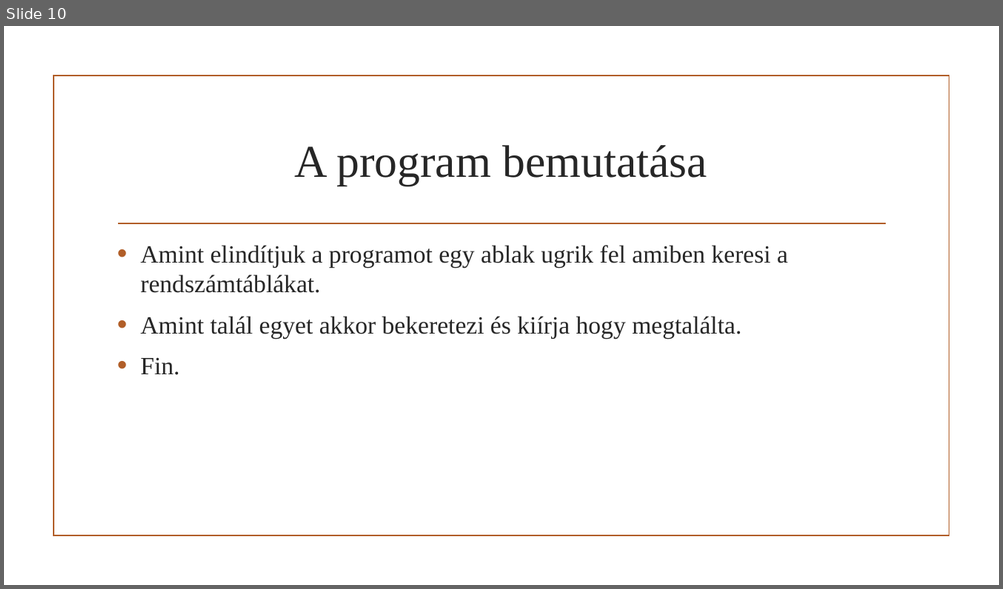
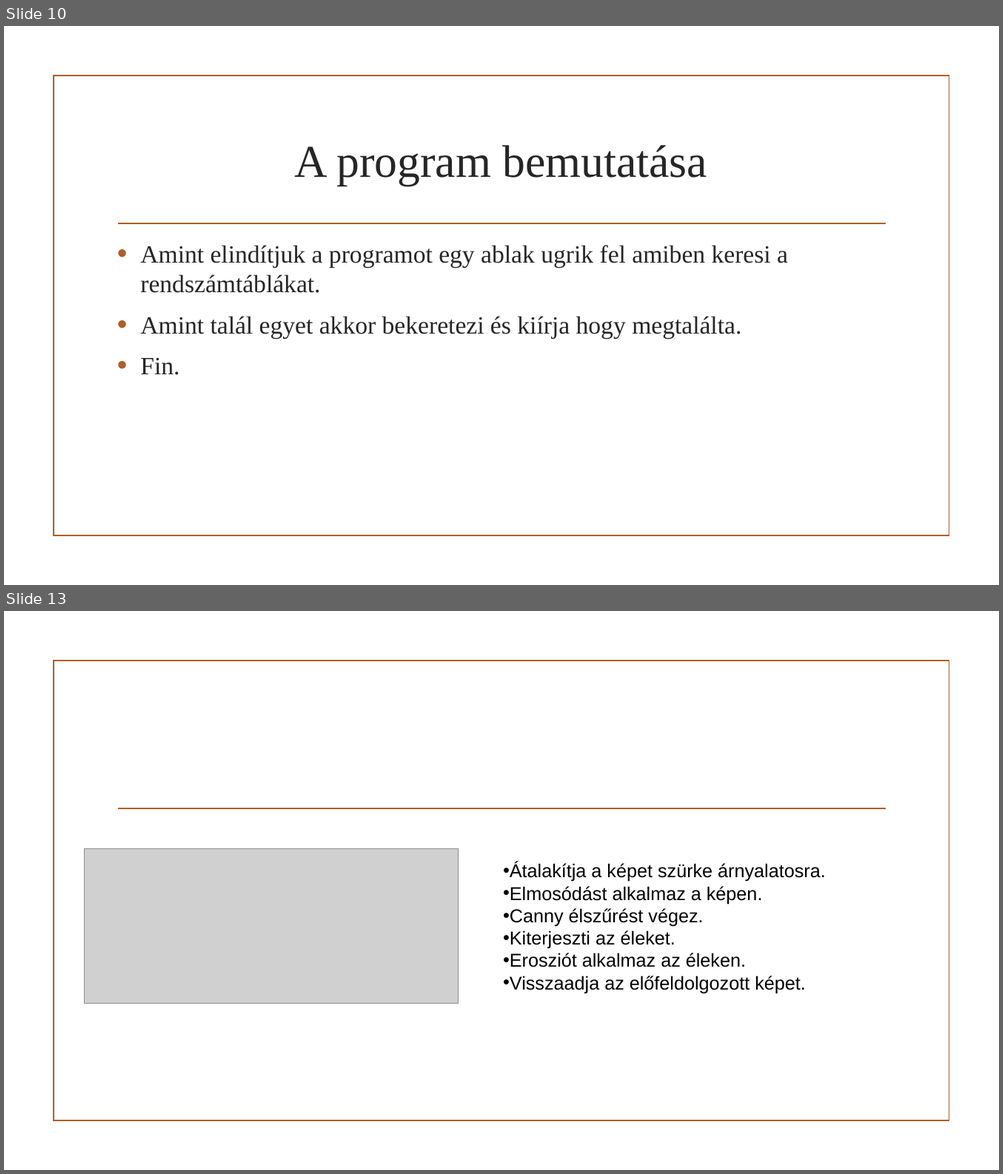
Before and after one commit to MolnarMark-HUN/Project, a slide deck: Projekt prezi.pptx. Shown one above the other, each under a label of ours: slide 10 before the commit, slides 10 and 13 after it; the slides between them are not shown. The pictures are 1003x589 and 1003x1174 pixels, drawn with LibreOffice and Linux fonts; fonts in the diff are those of the drawing; grey boxes stand for pictures; background and template pictures are left out. Boxes give left, top, right and bottom in pixels: in the first picture for what was removed or moved away, otherwise in the second. Text is boxed around its words. In the diff, an @@ line names an element or a change of style, - is before the commit and + after.

```diff
--- a/Projekt prezi.pptx
+++ b/Projekt prezi.pptx
@@ slide 13 added at [4, 611, 999, 1170], background picture (left out); not listed: 2 template elements that a slide beside it also shows @@
@@ picture added at [84, 849, 458, 1003] @@
@@ text added at [503, 862, 825, 994], 18 pt, text #000000 @@
+• Átalakítja a képet szürke árnyalatosra.
+• Elmosódást alkalmaz a képen.
+• Canny élszűrést végez.
+• Kiterjeszti az éleket.
+• Erosziót alkalmaz az éleken.
+• Visszaadja az előfeldolgozott képet.
```
Also in this commit, not shown: 7 slides changed, 8 other slides added.
